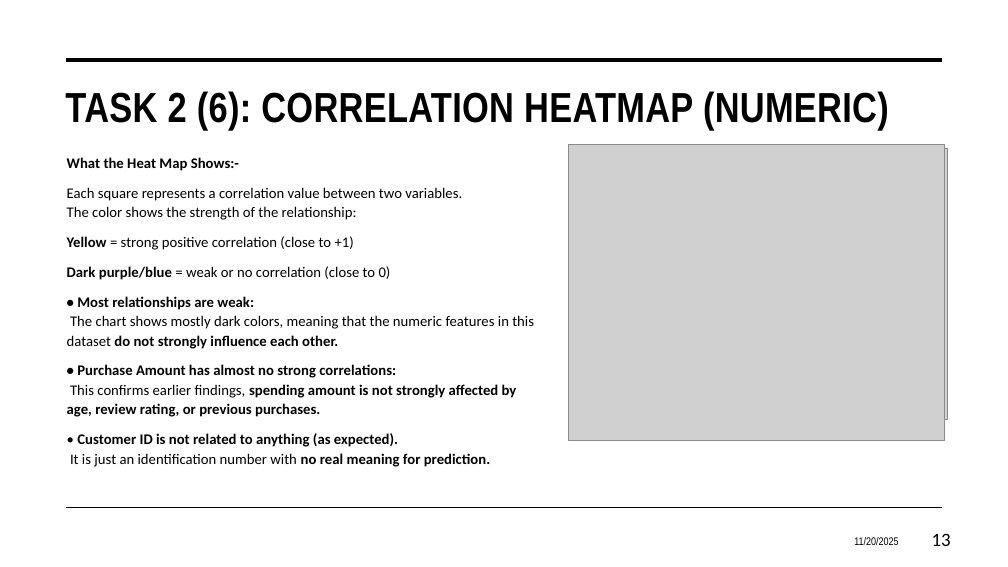
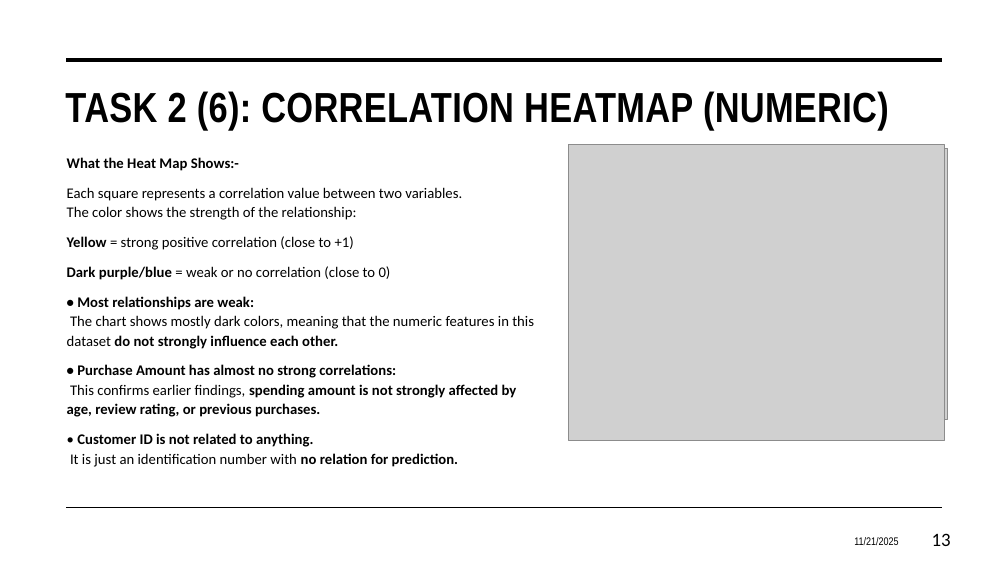
Before and after one commit to Rwaan-001/projectRepo, a slide deck: slide 13 of Data_PowerPoint.pptx. Drawn at 1008x567 pixels with LibreOffice and Linux fonts; fonts in the diff are those of the drawing; grey boxes stand for pictures. Boxes give left, top, right and bottom in pixels: in the first picture for what was removed or moved away, otherwise in the second. Text is boxed around its words. In the diff, an @@ line names an element or a change of style, - is before the commit and + after.

```diff
--- a/Data_PowerPoint.pptx
+++ b/Data_PowerPoint.pptx
@@ text at (70, 433, 458, 467): text changed @@
-• Customer ID is not related to anything (as expected).
-It is just an identification number with no real meaning for prediction.
+• Customer ID is not related to anything.
+It is just an identification number with no relation for prediction.
@@ text at (854, 537, 898, 545): text changed @@
-11/20/2025
+11/21/2025
```
Also in this commit, not shown: 18 other slides changed, 1 slide added, 2 slides removed, 3 other files.
